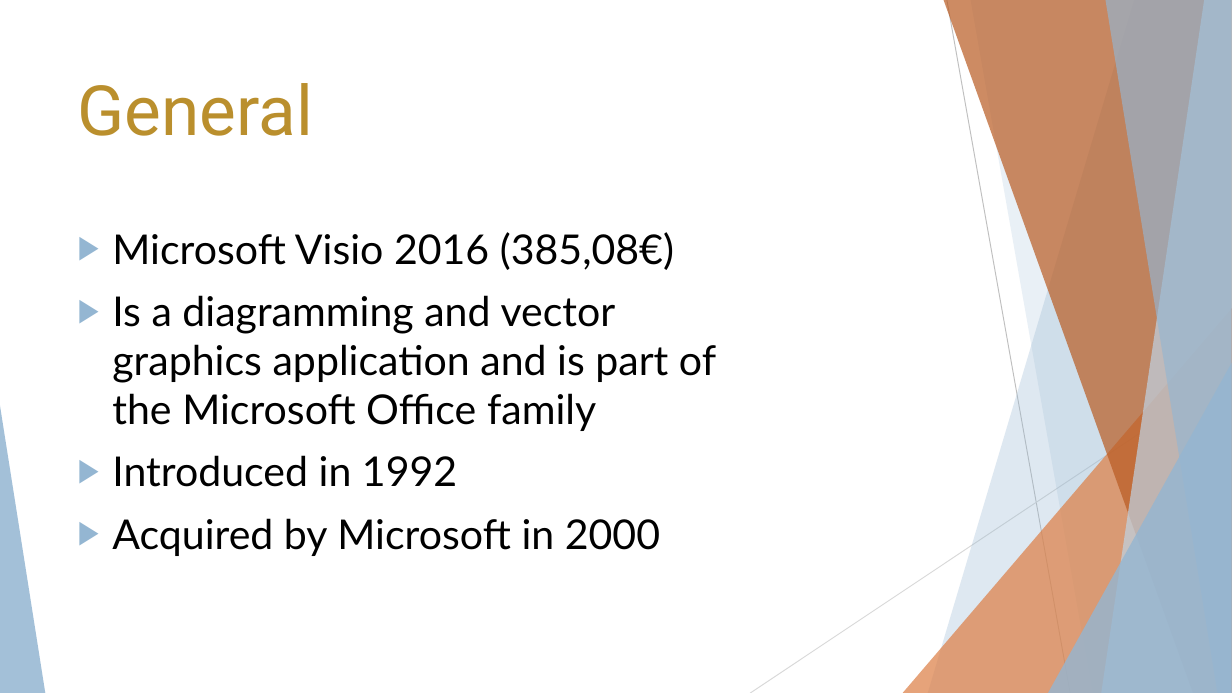
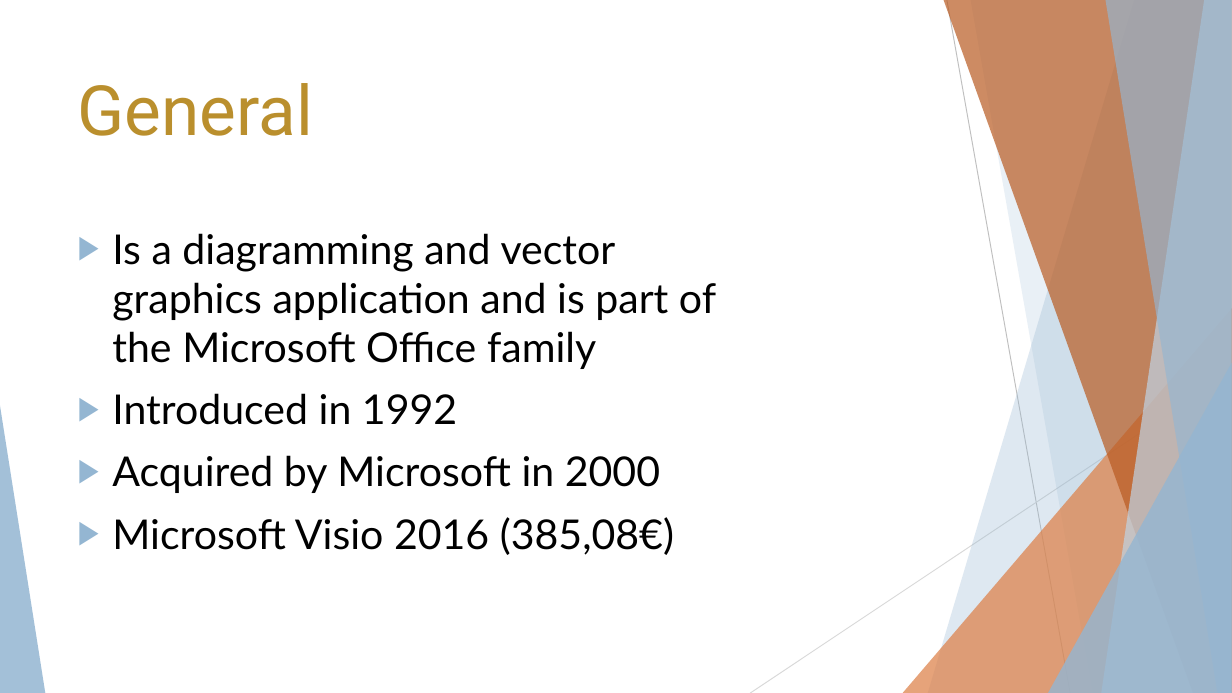
Before and after one commit to ArtelsmairAlexander/INSY_ER-Tools_Evaluation_Visio, a slide deck: slide 4 of Peyrer_Artelsmair_Visio.pptx. Drawn at 1232x693 pixels with LibreOffice and Linux fonts; fonts in the diff are those of the drawing. Boxes give left, top, right and bottom in pixels: in the first picture for what was removed or moved away, otherwise in the second. Text is boxed around its words. In the diff, an @@ line names an element or a change of style, - is before the commit and + after.

```diff
--- a/Peyrer_Artelsmair_Visio.pptx
+++ b/Peyrer_Artelsmair_Visio.pptx
@@ text at box(112, 232, 674, 270): paragraph removed @@
-▶ Microsoft Visio 2016 (385,08€)
@@ text at box(112, 517, 674, 555): paragraph added @@
+▶ Microsoft Visio 2016 (385,08€)
```
Also in this commit, not shown: 1 other slide changed, 4 other files.
